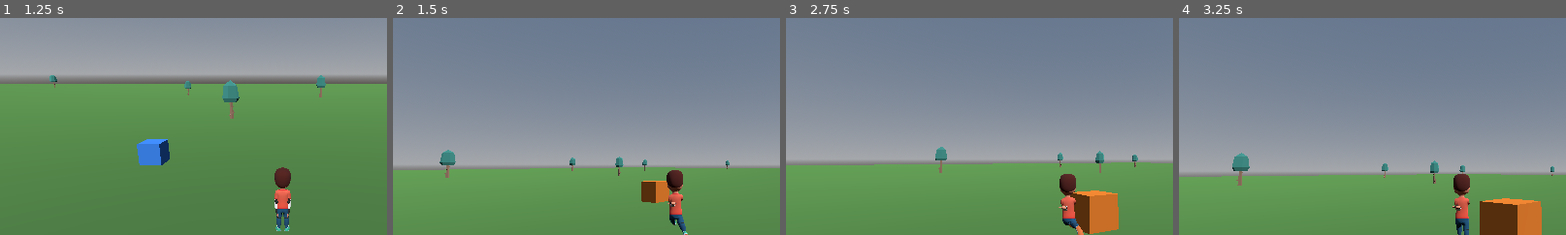
Above: before the commit, frames 1-4 (left to right).
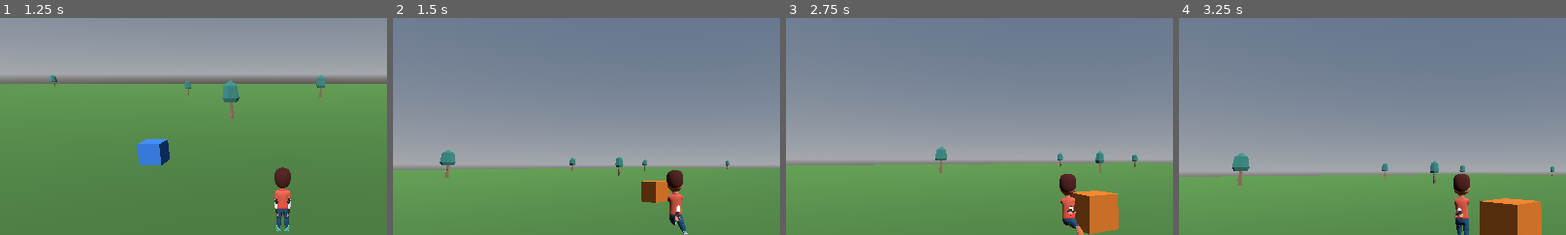
Above: after the commit, the same moments.

Repository: BigBang1010101010/game12
Game: Godot game, scene res://scenes/character_select.tscn
Same seed, same stepped clock (60 frames per second), same inputs: the game is played once before the commit and once after it.
Inputs (mouse positions are % of the whole screen's width and height, from its top left):
- Up to frame 1 (1.25 s): click "Personaje 1" at 0.5 s
- Up to frame 2 (1.5 s): tap Enter at 1.25 s; move the mouse to (55, 50) at 1.27 s; hold W (move_forward) from 1.28 s (still down); hold E (interact) from 1.28 s (still down); click (55, 50) at 1.42 s
- Up to frame 3 (2.75 s): keep holding W (move_forward); tap Space (jump) at 1.52, 2.27 s; move the mouse to (45, 50) at 2.02 s; release E (interact) at 2.03 s; tap Shift at 2.1 s
- Up to frame 4 (3.25 s): keep holding W (move_forward); tap E (interact) at 2.75 s; move the mouse to (52, 48) at 2.77 s; hold E (interact) from 2.78 s (still down)
The pictures show only the part of the screen within x 14-63%, y 20-69%; the shares and areas given below are measured in that part.

Frame 1 is identical in both runs. In frame 2, 0.1% of the frame differs, in the area x 70-75%, y 81-94%; in frame 3, 0.1%; in frame 4, 0.1%.

Commit message:
Fix run animation's arm chain freezing into one bent pose mid-stride
_compute_run_arm_animated_reference() sampled the source run clip via
source_player.seek(t, true) without ever calling play() first, so no
animation was assigned and every seek() was a no-op. All 25 samples
therefore read the same untouched imported node transform instead of a
real point in the run cycle, baking one identical (heavily bent)
quaternion into every keyframe of the retargeted arm/forearm tracks.
Visually this looked like the arm frozen wrapped across the torso for
the whole run animation, appearing/disappearing depending on which
frame a screenshot happened to land on since legs kept animating
normally on the untouched path.

Fixed by assigning the clip via play() before seeking, and verified by
dumping the built run animation's own track keys (now vary smoothly
frame to frame instead of being constant), rendering dense real-gameplay
screenshot sweeps across full run cycles in two different movement
directions (all natural, no freeze/wrap at any sampled frame), and
verify_animations.gd still passing for idle/jump/run.

Diff:
--- a/scripts/character_rig.gd
+++ b/scripts/character_rig.gd
@@ -121,8 +121,21 @@
 	var instance := packed.instantiate()
 	Engine.get_main_loop().root.add_child(instance)
 	var source_player := _find_animation_player(instance)
-	var source_anim := _find_real_animation(source_player)
+	var source_anim_name := _find_real_animation_name(source_player)
 	var result := {}
+	if source_anim_name == "":
+		instance.queue_free()
+		return result
+	# seek() only advances a playback that's actually assigned (via play());
+	# without this, every seek() below is a no-op and every sample reads the
+	# same untouched node transform (whatever the glTF importer set as each
+	# node's default transform, not any real point in the run cycle) -
+	# confirmed by dumping the built "run" animation's own keys, which showed
+	# all 25 arm/forearm keyframes holding one identical bent quaternion for
+	# the whole clip instead of animating, matching a real gameplay
+	# screenshot of the arm frozen wrapped across the torso mid-stride.
+	source_player.play(source_anim_name)
+	var source_anim := source_player.get_animation(source_anim_name)
 	if not source_anim:
 		instance.queue_free()
 		return result
@@ -303,6 +316,20 @@
 				return lib.get_animation(anim_name)
 	return null
 
+## Same lookup as _find_real_animation, but returns the qualified name
+## (library-prefixed, as AnimationPlayer.play() expects) instead of the
+## Animation resource, so callers that need to seek() a real playback (which
+## requires an assigned/playing animation, not just the resource) can do so.
+static func _find_real_animation_name(player: AnimationPlayer) -> String:
+	if not player:
+		return ""
+	for lib_name in player.get_animation_library_list():
+		var lib := player.get_animation_library(lib_name)
+		for anim_name in lib.get_animation_list():
+			if not anim_name.contains("Targeting"):
+				return (lib_name + "/" + anim_name) if lib_name != "" else anim_name
+	return ""
+
 static func find_skeleton(n: Node) -> Skeleton3D:
 	if n is Skeleton3D:
 		return n
